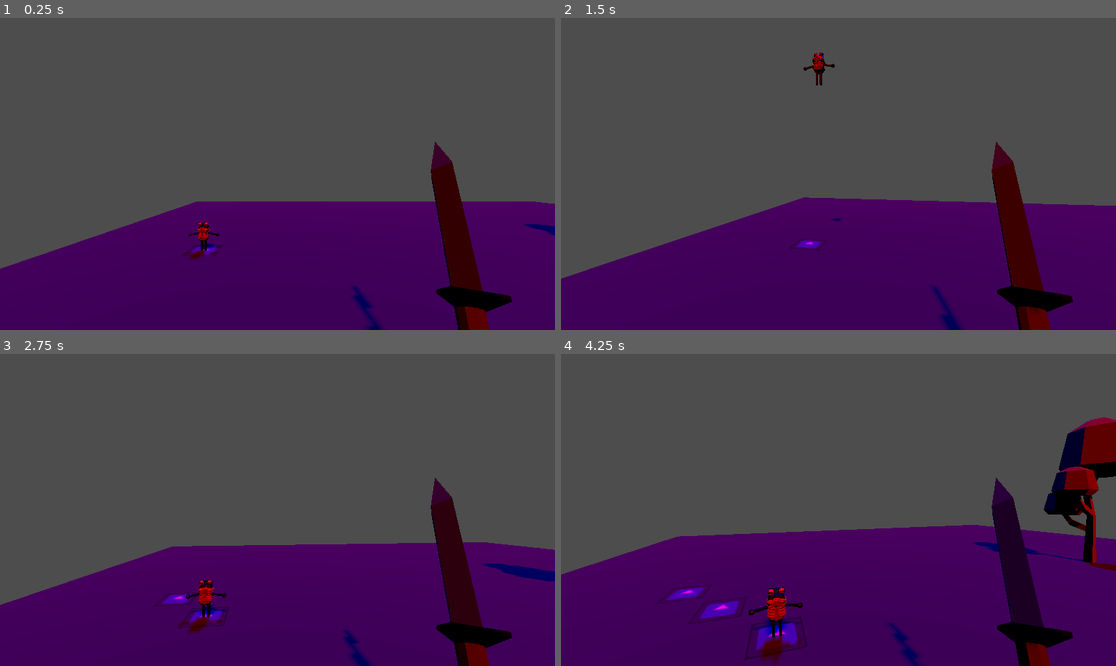
Above: before the commit, frames 1-4 (two rows, left to right).
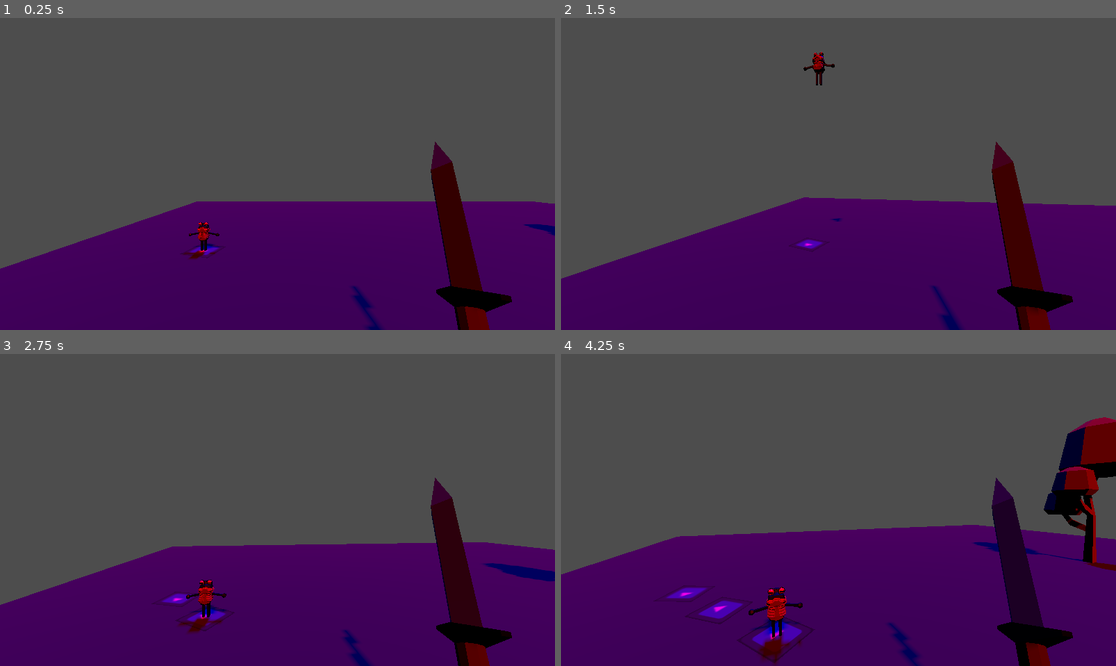
Above: after the commit, the same moments.

Repository: soetgdeznsgk/Nombre_Cherenkov
Game: Godot game, scene res://logic/scenes/escenario.tscn
Two runs of this game, one before a commit and one after it. Both use one fixed random seed, a clock stepped at 60 frames per second and the inputs below. The engine's default icon, where the game draws it, is replaced by a stand-in: a white triangle on a blue panel in a dark square.
Inputs (mouse positions are in pixels of both pictures, inside the frame that each line leads up to):
- Up to frame 1 (0.25 s): no input
- Up to frame 2 (1.5 s): tap Enter at 0.5 s; move the mouse to (866, 174) at 0.52 s; move the mouse to (810, 174) at 1.27 s
- Up to frame 3 (2.75 s): move the mouse to (288, 503) at 2.02 s
- Up to frame 4 (4.25 s): tap Space at 2.75 s; move the mouse to (832, 516) at 2.77 s; move the mouse to (877, 513) at 3.52 s

The runs differ from the first frame. In frame 1, less than 0.1% of the frame differs, in the area x 32-41%, y 72-78%; in frame 2, less than 0.1%; in frame 3, 0.2%; in frame 4, 0.6%, in the area x 16-46%, y 73-99%.

Commit message:
base añadida para la randomización de charcos

Diff:
--- /dev/null
+++ b/logic/scenes/splot.gd
@@ -0,0 +1,6 @@
+extends Node3D
+
+func _ready() -> void:
+	transform = transform.rotated_local(Vector3.UP, randf() * 4)
+	#TODO Ésta rotación va a ser un dolor de huevos en adelantel, recordar hacer
+	# la doble multiplicación de matrices para borrar exactamente la parte del charco
--- a/logic/scenes/splot.tscn
+++ b/logic/scenes/splot.tscn
@@ -1,6 +1,7 @@
-[gd_scene load_steps=5 format=3 uid="uid://bvsuhho1i86dg"]
+[gd_scene load_steps=6 format=3 uid="uid://bvsuhho1i86dg"]
 
 [ext_resource type="Texture2D" uid="uid://dy0651v37mfxf" path="res://icon.svg" id="1_0756d"]
+[ext_resource type="Script" path="res://logic/scenes/splot.gd" id="1_nr8lu"]
 
 [sub_resource type="QuadMesh" id="QuadMesh_4toat"]
 
@@ -12,6 +13,8 @@
 
 [node name="splot" type="Node3D" groups=["Charcos"]]
 transform = Transform3D(0.1, 0, 0, 0, 0.1, 0, 0, 0, 0.1, 0, 0, 0)
+rotation_edit_mode = 1
+script = ExtResource("1_nr8lu")
 
 [node name="MeshInstance3D" type="MeshInstance3D" parent="."]
 transform = Transform3D(1, 0, 0, 0, 1.19249e-08, 1, 0, -1, 1.19249e-08, 0, 0, 0)
